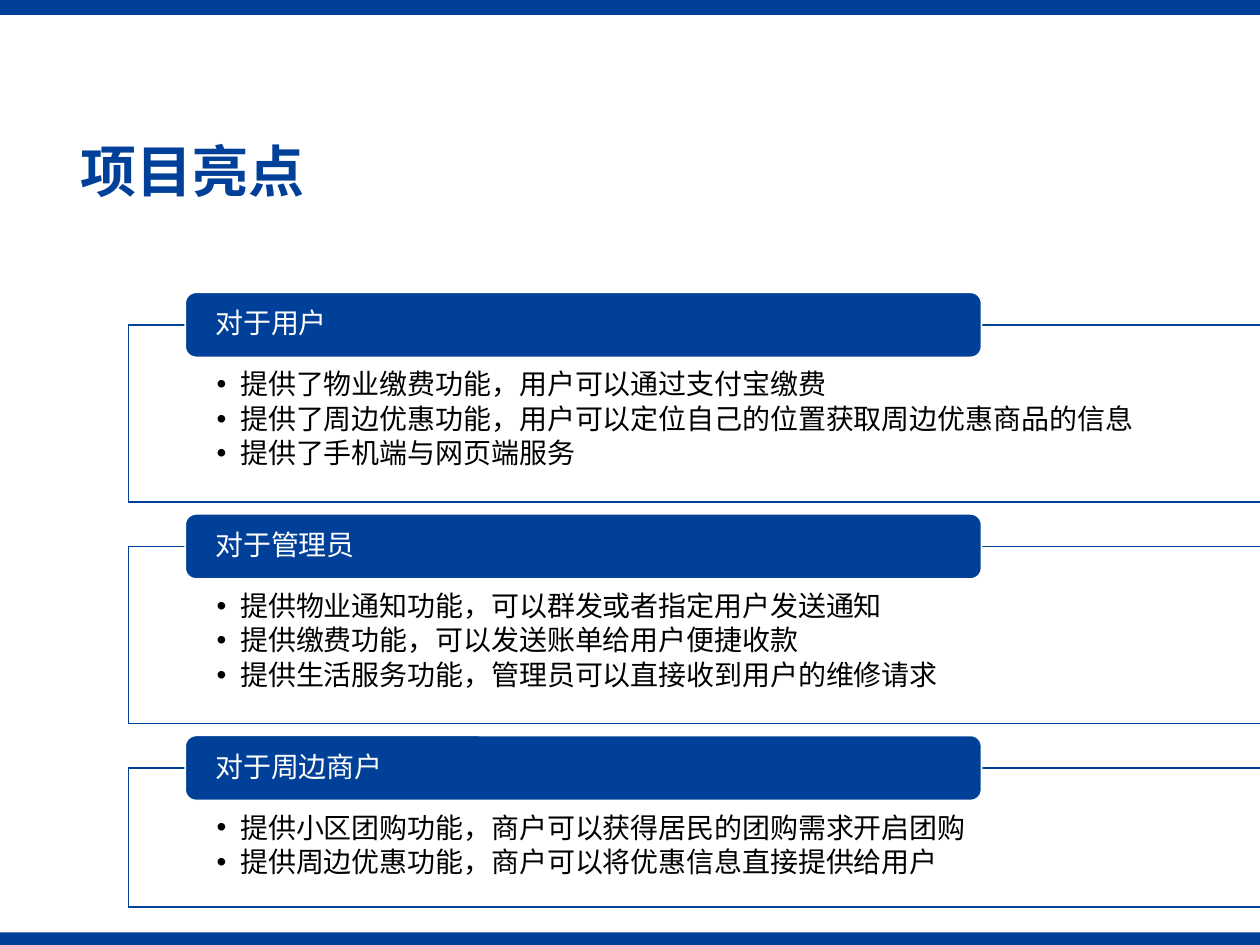
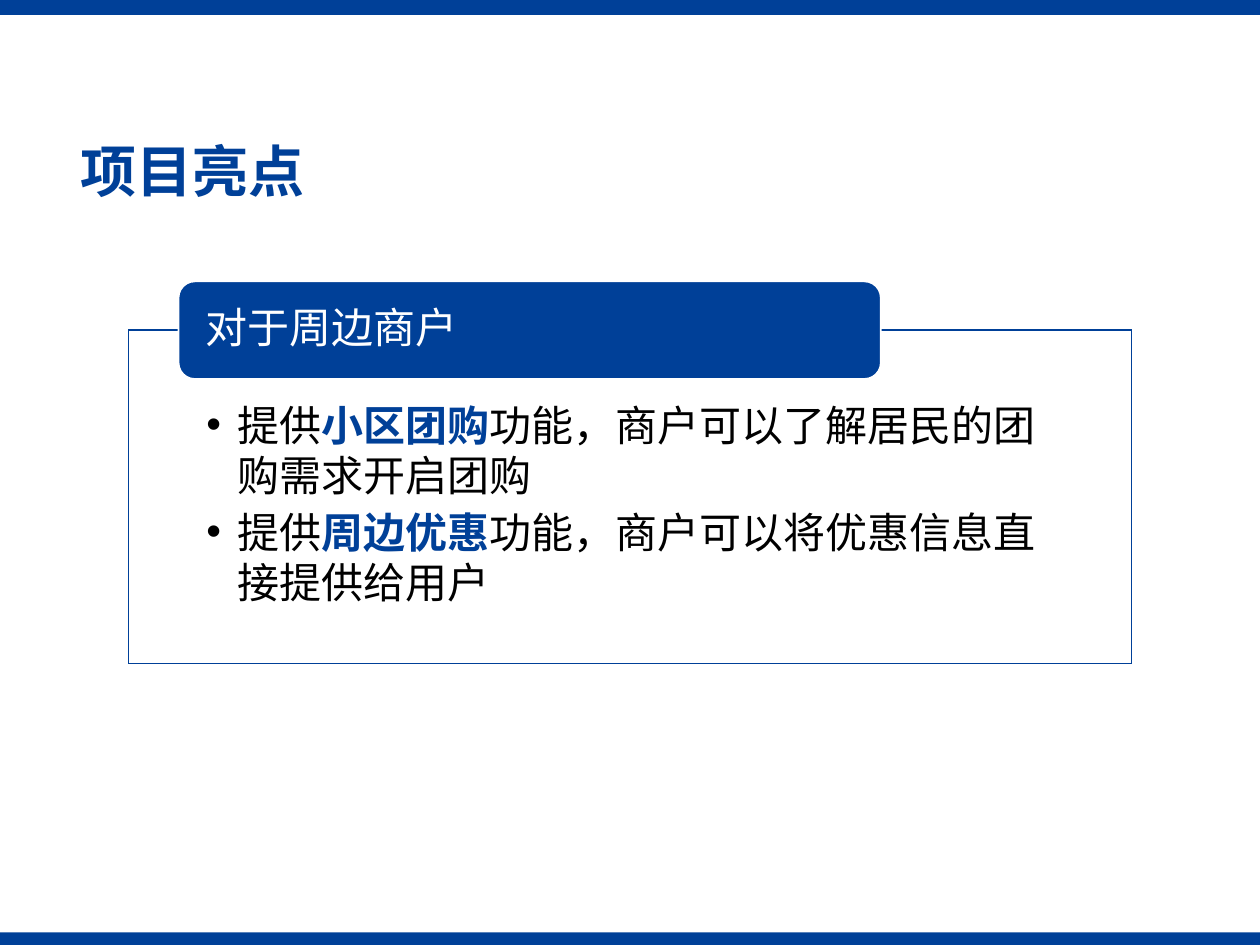
Before and after one commit to LLL4040/E-Life, a slide deck: slide 12 of doc/第二次迭代答辩.pptx. Drawn at 1260x945 pixels with LibreOffice and Linux fonts; fonts in the diff are those of the drawing; background and template pictures are left out. Boxes give left, top, right and bottom in pixels: in the first picture for what was removed or moved away, otherwise in the second. Text is boxed around its words. In the diff, an @@ line names an element or a change of style, - is before the commit and + after.

```diff
--- a/doc/第二次迭代答辩.pptx
+++ b/doc/第二次迭代答辩.pptx
@@ rounded rectangle resized from (x1=185, y1=292, x2=982, y2=358) to (x1=179, y1=281, x2=881, y2=378) @@
@@ text "对于周边商户" moved from (x1=215, y1=753, x2=382, y2=780) to (x1=205, y1=307, x2=457, y2=347) @@
@@ text "对于周边商户" at (x1=205, y1=307, x2=457, y2=347): size 16 to 24 pt; more space between paragraphs @@
@@ text "提供小区团购功能，商户可以了解居民的团购需求开启团购" moved from (x1=240, y1=814, x2=965, y2=875) to (x1=238, y1=405, x2=1036, y2=602) @@
@@ rectangle resized from (x1=129, y1=325, x2=1260, y2=503) to (x1=129, y1=330, x2=1131, y2=664) @@
@@ text at (x1=238, y1=405, x2=1036, y2=495): text changed; size 16 to 24 pt @@
-  •• 提供小区团购功能，商户可以获得居民的团购需求开启团购
+  •• 提供小区团购功能，商户可以了解居民的团购需求开启团购
@@ text at (x1=238, y1=512, x2=1036, y2=602): size 16 to 24 pt, text colour #000000 to #004098, bold on in "提供周边优惠功能，商户可以将优惠信息直接提供给用户"; indent changed; line spacing 0.9 to 1; more space between paragraphs @@
@@ group removed at (x1=129, y1=309, x2=1260, y2=907): 4 texts, 2 rectangles, 2 rounded rectangles @@
-  •• 提供了物业缴费功能，用户可以通过支付宝缴费
-  •• 提供了周边优惠功能，用户可以定位自己的位置获取周边优惠商品的信息
-  •• 提供了手机端与网页端服务
-对于用户
-  •• 提供物业通知功能，可以群发或者指定用户发送通知
-  •• 提供缴费功能，可以发送账单给用户便捷收款
-  •• 提供生活服务功能，管理员可以直接收到用户的维修请求
-对于管理员
```
Also in this commit, not shown: 3 other slides changed, 6 other files.
